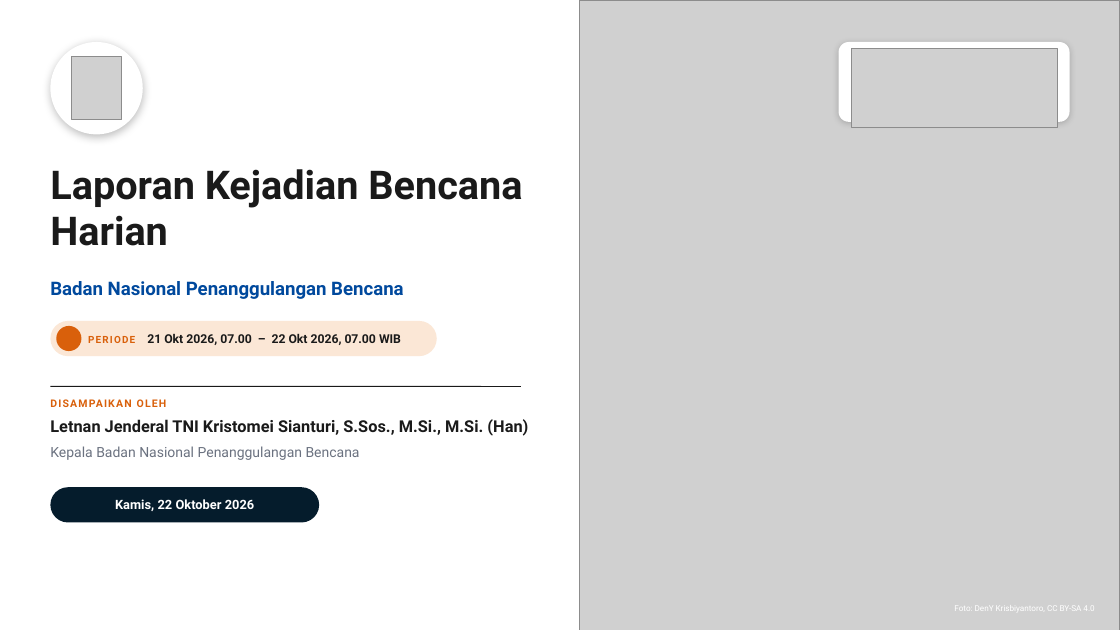
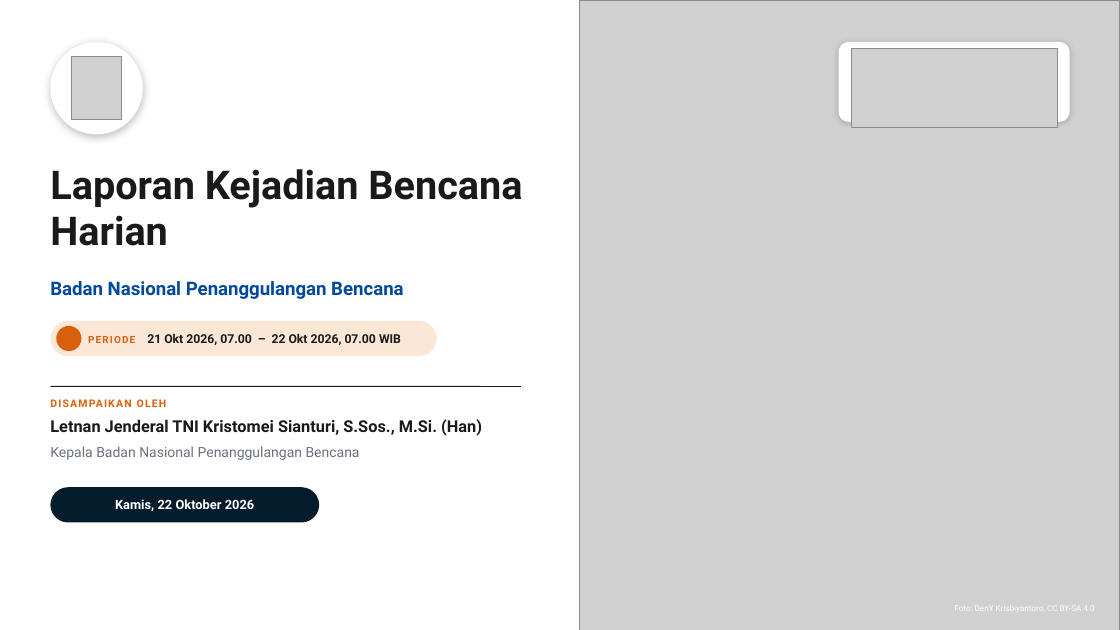
Before and after one commit to terasurbannetwork/poskokarhutla, a slide deck: slide 1 of data/kajian-bnpb/bangun/pptx/templat/templat-bnpb.pptx. Drawn at 1120x630 pixels with LibreOffice and Linux fonts; fonts in the diff are those of the drawing; grey boxes stand for pictures; background and template pictures are left out. Boxes give left, top, right and bottom in pixels: in the first picture for what was removed or moved away, otherwise in the second. Text is boxed around its words. In the diff, an @@ line names an element or a change of style, - is before the commit and + after.

```diff
--- a/data/kajian-bnpb/bangun/pptx/templat/templat-bnpb.pptx
+++ b/data/kajian-bnpb/bangun/pptx/templat/templat-bnpb.pptx
@@ text at (x1=50, y1=419, x2=482, y2=436): text changed @@
-Letnan Jenderal TNI Kristomei Sianturi, S.Sos., M.Si., M.Si. (Han)
+Letnan Jenderal TNI Kristomei Sianturi, S.Sos., M.Si. (Han)
```
Also in this commit, not shown: 29 other files.
